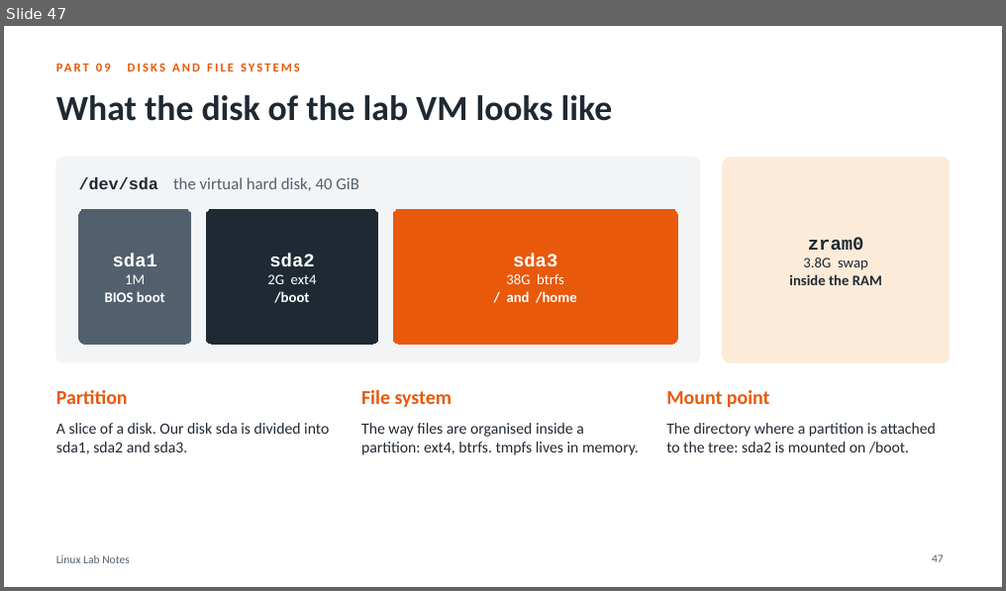
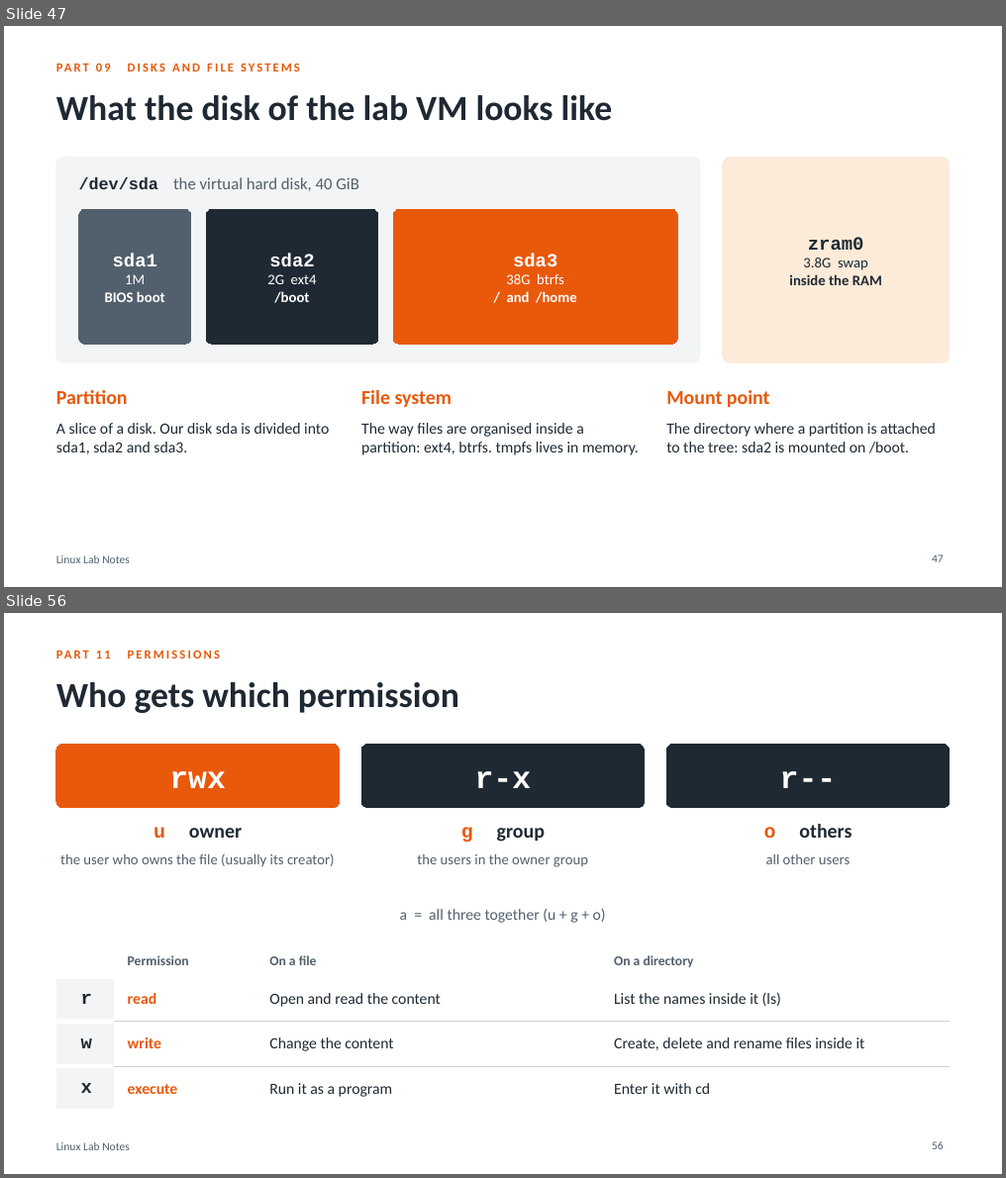
Before and after one commit to HamzaAlshafe/linux-lab-notes, a slide deck: Linux_Lab_Notes.pptx. Shown one above the other, each under a label of ours: slide 47 before the commit, slides 47 and 56 after it; the slides between them are not shown. The pictures are 1006x591 and 1006x1178 pixels, drawn with LibreOffice and Linux fonts; fonts in the diff are those of the drawing. Boxes give left, top, right and bottom in pixels: in the first picture for what was removed or moved away, otherwise in the second. Text is boxed around its words. In the diff, an @@ line names an element or a change of style, - is before the commit and + after.

Commit message:
Add finding files, permissions, compression and archiving

```diff
--- a/Linux_Lab_Notes.pptx
+++ b/Linux_Lab_Notes.pptx
@@ slide 56 added at bbox=[4, 613, 1002, 1174], background #FFFFFF; not listed: 1 template element that a slide beside it also shows @@
@@ text added at bbox=[128, 650, 220, 659], 12 pt, text #E8590C, bold @@
+PART 11 PERMISSIONS
@@ title added at bbox=[56, 682, 459, 713], 34 pt, text #1F2933, bold @@
+Who gets which permission
@@ rounded rectangle added at bbox=[56, 744, 340, 808], fill #E8590C, outline #E8590C 0.75 pt, 30 pt, text #FFFFFF, bold @@
+rwx
@@ rounded rectangle added at bbox=[361, 744, 645, 808], fill #1F2933, outline #1F2933 0.75 pt, 30 pt, text #FFFFFF, bold @@
+r-x
@@ rounded rectangle added at bbox=[666, 744, 949, 808], fill #1F2933, outline #1F2933 0.75 pt, 30 pt, text #FFFFFF, bold @@
+r--
@@ text added at bbox=[153, 827, 242, 839], 19 pt, text #1F2933, bold @@
+u owner
@@ text added at bbox=[461, 827, 545, 842], 19 pt, text #1F2933, bold @@
+g group
@@ text added at bbox=[764, 824, 851, 839], 19 pt, text #1F2933, bold @@
+o others
@@ text added at bbox=[60, 854, 335, 867], 14 pt, text #52606D @@
+the user who owns the file (usually its creator)
@@ text added at bbox=[417, 855, 588, 867], 14 pt, text #52606D @@
+the users in the owner group
@@ text added at bbox=[766, 855, 849, 864], 14 pt, text #52606D @@
+all other users
@@ text added at bbox=[400, 908, 606, 923], 15 pt, text #52606D @@
+a = all three together (u + g + o)
@@ table added at bbox=[56, 950, 949, 1101], 4 rows, 4 columns @@
+ | Permission | On a file | On a directory
+r | read | Open and read the content | List the names inside it (ls)
+w | write | Change the content | Create, delete and rename files inside it
+x | execute | Run it as a program | Enter it with cd
@@ page number added at bbox=[932, 1142, 944, 1150], 11 pt, text #52606D @@
+56
```
Also in this commit, not shown: 5 slides changed, 20 other slides added, 1 other file.
